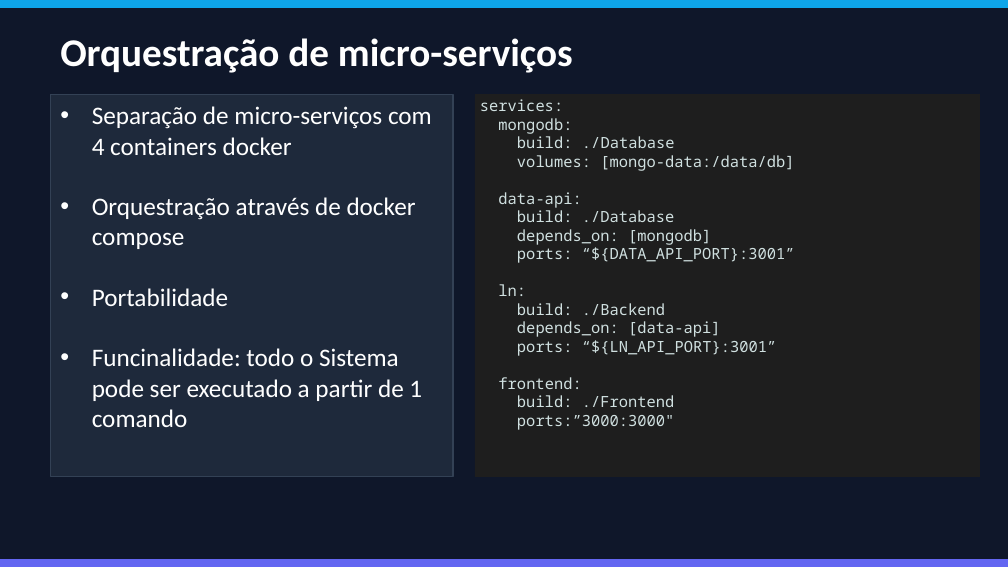
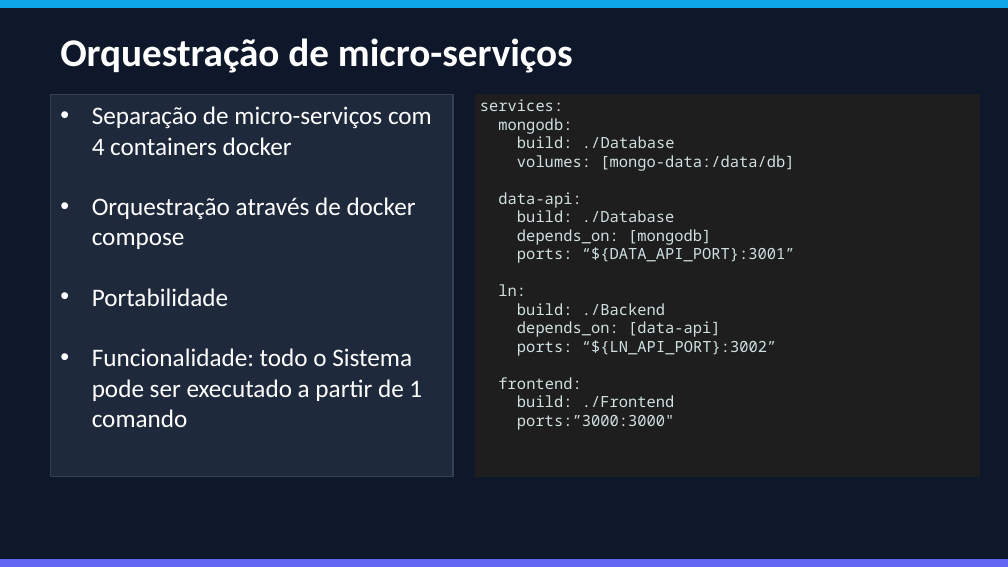
Before and after one commit to Diogoesteves11/LI4, a slide deck: slide 11 of FixNPresent_v2 .pptx. Drawn at 1008x567 pixels with LibreOffice and Linux fonts; fonts in the diff are those of the drawing. Boxes give left, top, right and bottom in pixels: in the first picture for what was removed or moved away, otherwise in the second. Text is boxed around its words. In the diff, an @@ line names an element or a change of style, - is before the commit and + after.

```diff
--- a/FixNPresent_v2 .pptx
+++ b/FixNPresent_v2 .pptx
@@ text in rectangle at bbox=[92, 348, 422, 427]: text changed @@
-• Funcinalidade: todo o Sistema pode ser executado a partir de 1 comando
+• Funcionalidade: todo o Sistema pode ser executado a partir de 1 comando
@@ text at bbox=[517, 340, 776, 356]: text changed @@
-ports: “${LN_API_PORT}:3001”
+ports: “${LN_API_PORT}:3002”
```
Also in this commit, not shown: 1 other slide changed, 1 other file.
